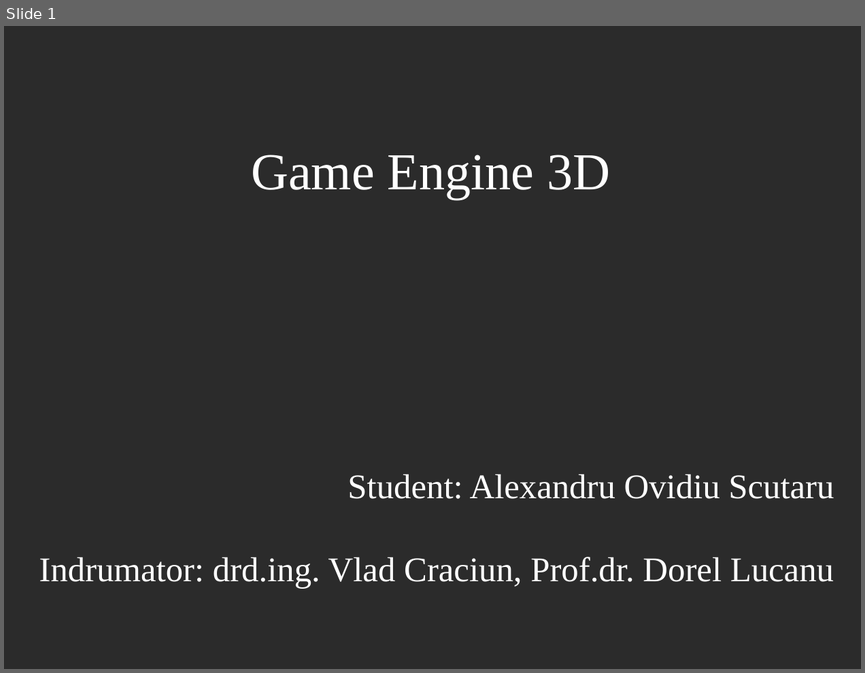
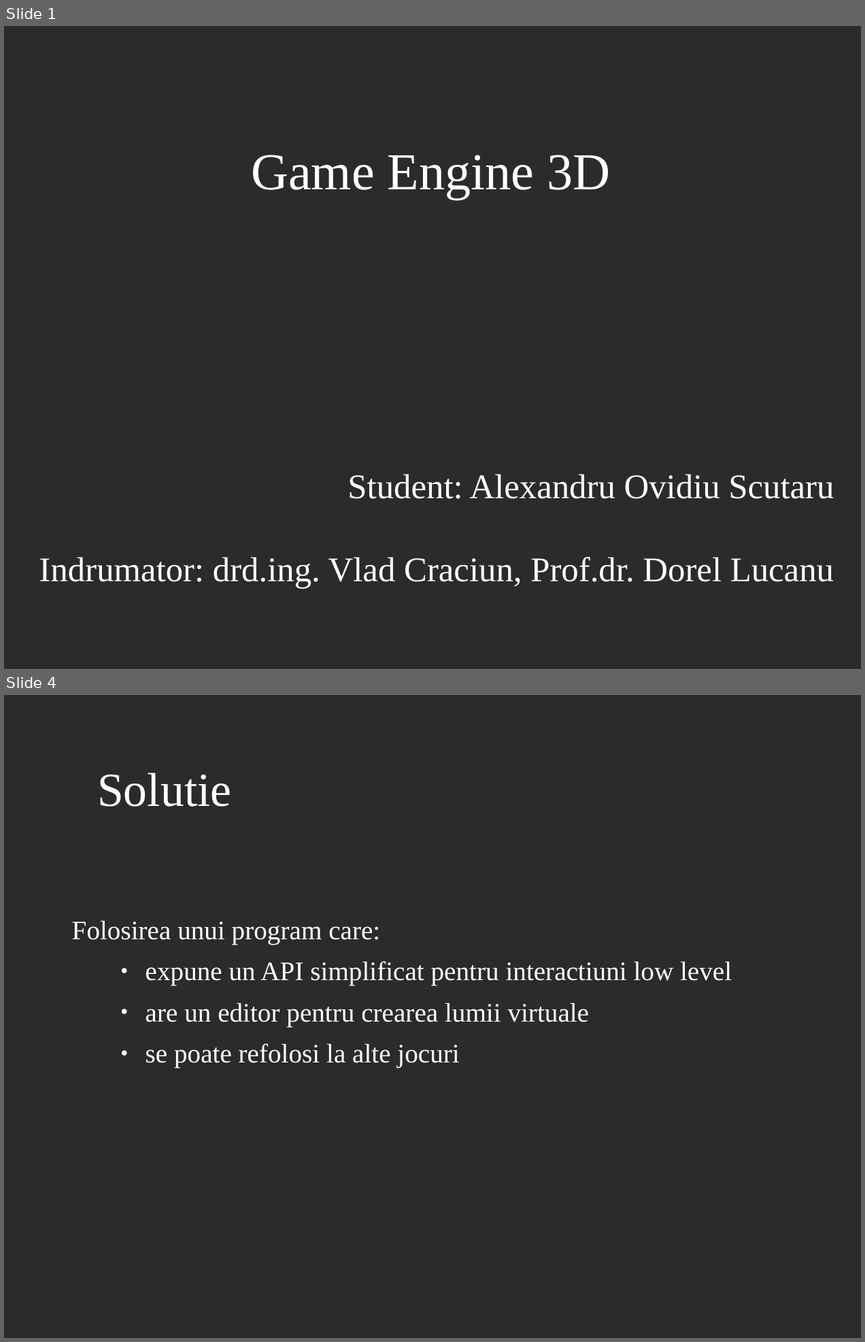
Before and after one commit to AlexandruScutaru/Licenta2019AlexandruOvidiuScutaru, a slide deck: GameEngine3D_prezentare.odp. Shown one above the other, each under a label of ours: slide 1 before the commit, slides 1 and 4 after it; the slides between them are not shown. The pictures are 865x673 and 865x1342 pixels, drawn with LibreOffice and Linux fonts; fonts in the diff are those of the drawing; background and template pictures are left out; a plain dark background stands for a picture behind light text. Boxes give left, top, right and bottom in pixels: in the first picture for what was removed or moved away, otherwise in the second. Text is boxed around its words. In the diff, an @@ line names an element or a change of style, - is before the commit and + after.

```diff
--- a/GameEngine3D_prezentare.odp
+++ b/GameEngine3D_prezentare.odp
@@ slide 4 added at [4,695,861,1338], background picture (left out) @@
@@ title added at [97,773,232,807], 44 pt, text #FFFFFF @@
+Solutie
@@ text added at [72,920,732,1068], 24.7 pt, text #FFFFFF @@
+Folosirea unui program care:
+    ● expune un API simplificat pentru interactiuni low level
+    ● are un editor pentru crearea lumii virtuale
+    ● se poate refolosi la alte jocuri
```
Also in this commit, not shown: 4 slides changed, 11 other slides added, 22 slides removed.
